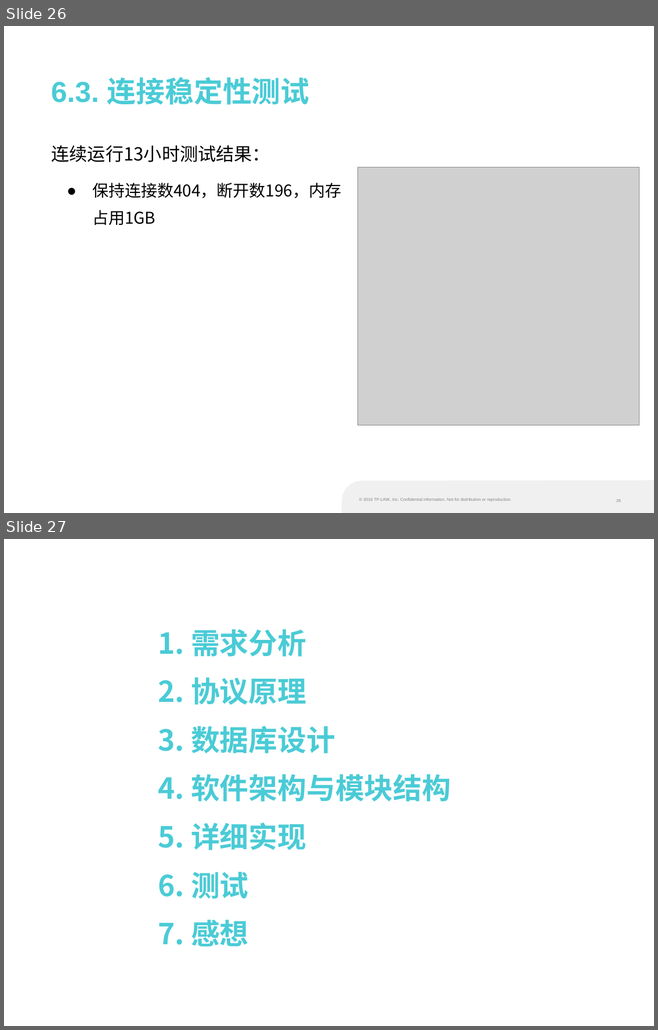
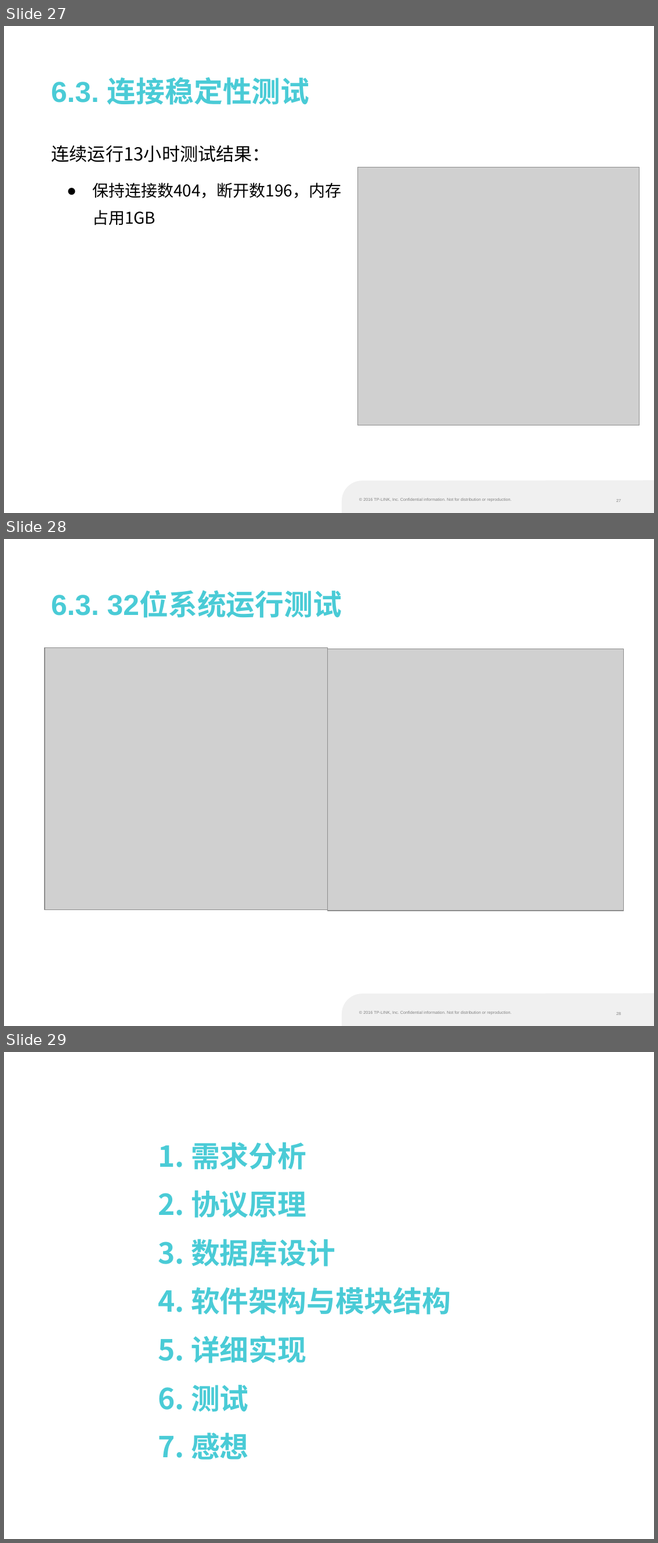
Before and after one commit to liufangri/eapsimulator, a slide deck: docs/W10582孙晓宇.pptx. Shown one above the other, each under a label of ours: slides 26 and 27 before the commit, slides 27, 28 and 29 after it. The pictures are 658x1030 and 658x1543 pixels, drawn with LibreOffice and Linux fonts; fonts in the diff are those of the drawing; grey boxes stand for pictures; background and template pictures are left out. Boxes give left, top, right and bottom in pixels: in the first picture for what was removed or moved away, otherwise in the second. Text is boxed around its words. In the diff, an @@ line names an element or a change of style, - is before the commit and + after.

```diff
--- a/docs/W10582孙晓宇.pptx
+++ b/docs/W10582孙晓宇.pptx
@@ slide 28 added at <box>4,539,654,1026</box>, background #FFFFFF; not listed: 3 template elements that a slide beside it also shows @@
@@ text added at <box>51,592,342,618</box>, 32 pt, text #4ACBD6, bold @@
+6.3. 32位系统运行测试
@@ picture added at <box>44,647,327,910</box> @@
@@ picture added at <box>328,649,623,911</box> @@
@@ what was slide 26 is now slide 27 @@
@@ what was slide 27 is now slide 29 @@
```
Also in this commit, not shown: 7 slides changed, 1 other slide added.
